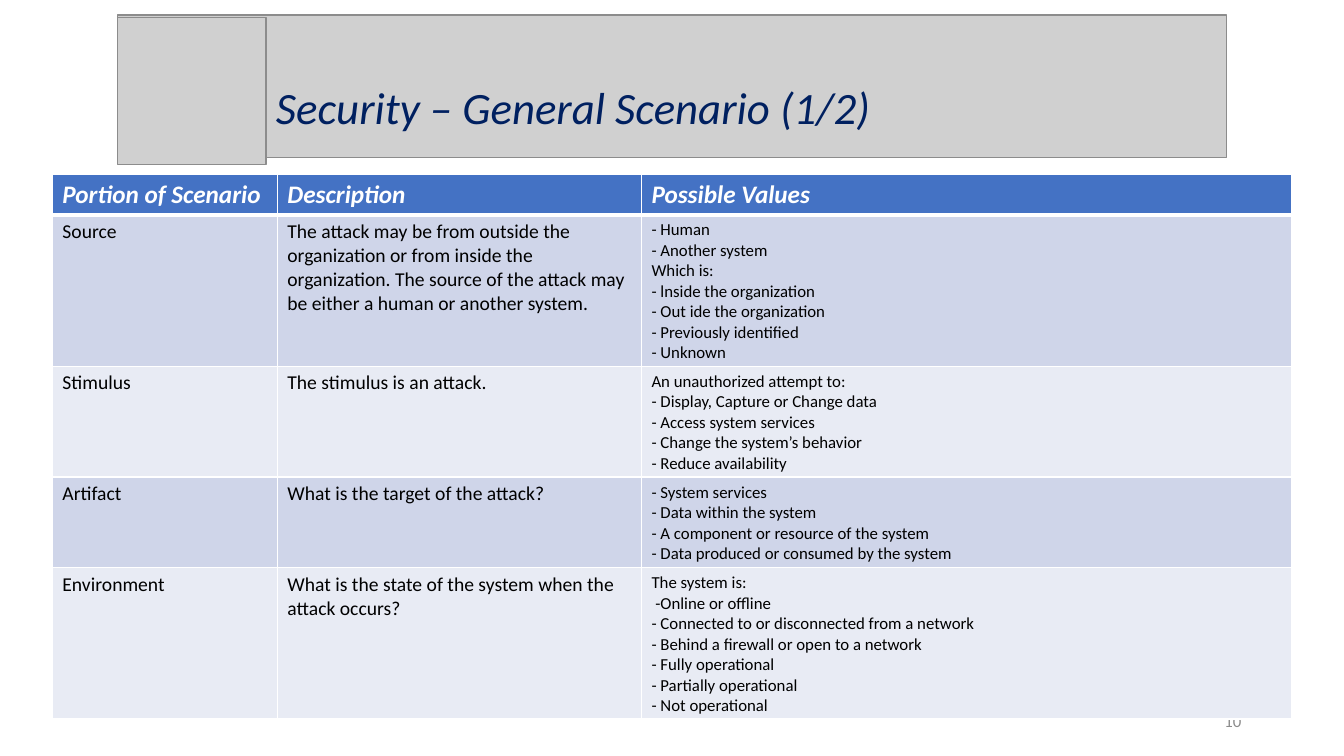
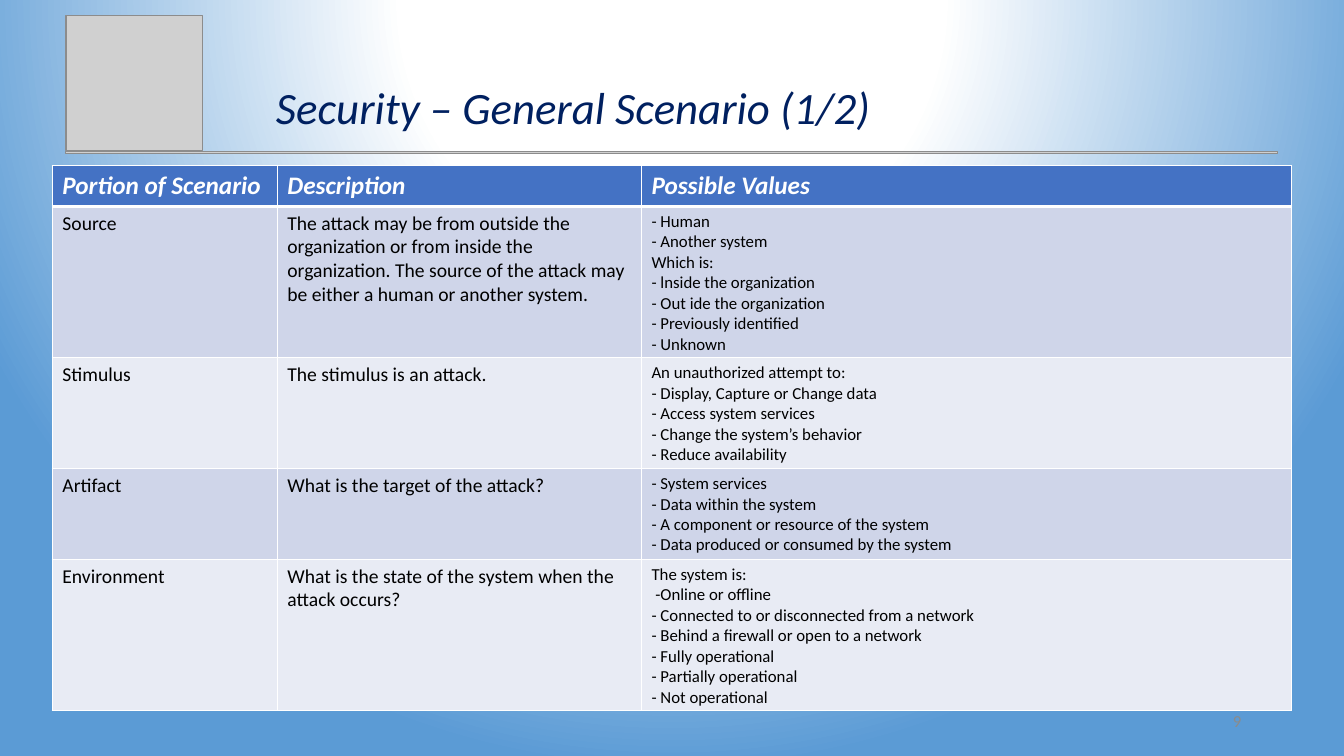
Before and after one commit to Wonderjack996/unimib-software-architecture, a slide deck: slide 9 of Approfondimento - Security/Presentazione - Savazzi - Alex.pptx (slide 10 before the commit). Drawn at 1344x756 pixels with LibreOffice and Linux fonts; fonts in the diff are those of the drawing; grey boxes stand for pictures. Boxes give left, top, right and bottom in pixels: in the first picture for what was removed or moved away, otherwise in the second. Text is boxed around its words. In the diff, an @@ line names an element or a change of style, - is before the commit and + after.

Commit message:
Sistemato layout presentazione. Manco solo parte Andrea

```diff
--- a/Approfondimento - Security/Presentazione - Savazzi - Alex.pptx
+++ b/Approfondimento - Security/Presentazione - Savazzi - Alex.pptx
@@ background #FFFFFF to gradient #FFFFFF to #5B9BD5 @@
@@ picture added at bbox=[66, 15, 203, 150] @@
@@ picture removed at bbox=[118, 15, 1227, 158] @@
@@ picture removed at bbox=[118, 18, 266, 165] @@
@@ table: place and size @@
-table at bbox=[52, 174, 1292, 720]
+table at bbox=[52, 165, 1292, 711]
@@ picture added at bbox=[66, 151, 1277, 153] @@
@@ page number removed at bbox=[1224, 720, 1241, 727] @@
-10
```
Also in this commit, not shown: 24 other slides changed, 1 slide added, 1 slide removed, 6 other files.
